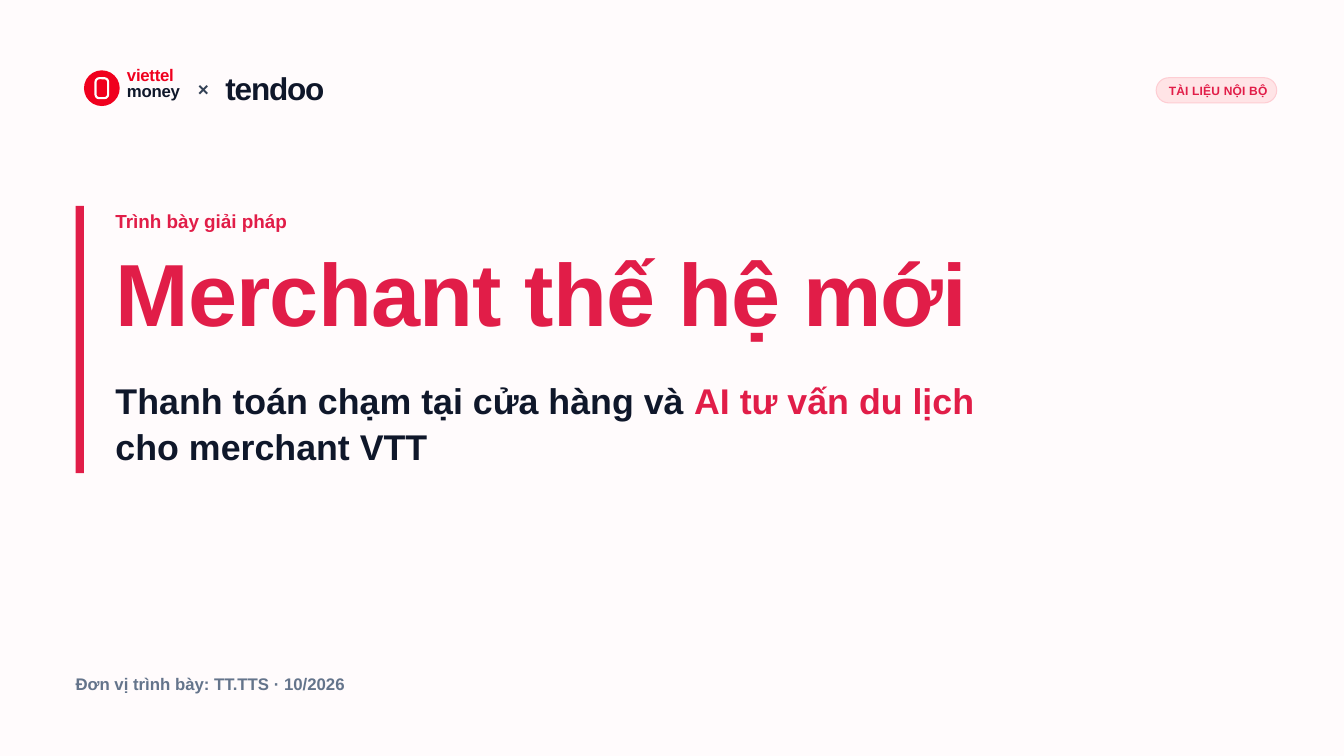
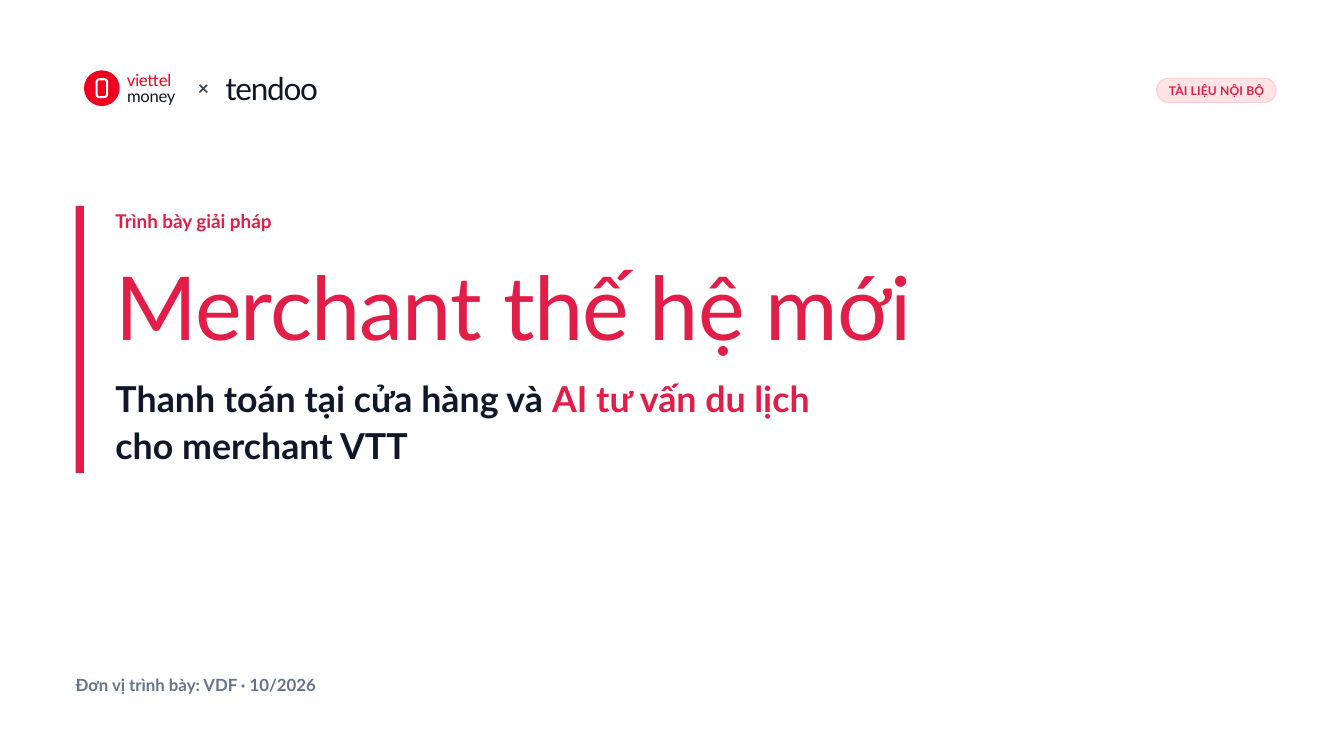
Before and after one commit to hnhuy2403/merchant_new, a slide deck: slide 1 of _bmad-output/planning-artifacts/to-trinh-merchant-the-he-moi-slides.pptx. Drawn at 1344x756 pixels with LibreOffice and Linux fonts; fonts in the diff are those of the drawing; background and template pictures are left out. Boxes give left, top, right and bottom in pixels: in the first picture for what was removed or moved away, otherwise in the second. Text is boxed around its words. In the diff, an @@ line names an element or a change of style, - is before the commit and + after.

Commit message:
slide

```diff
--- a/_bmad-output/planning-artifacts/to-trinh-merchant-the-he-moi-slides.pptx
+++ b/_bmad-output/planning-artifacts/to-trinh-merchant-the-he-moi-slides.pptx
@@ rounded rectangle at (x1=97, y1=80, x2=107, y2=98): proportions changed @@
@@ text "money" at (x1=127, y1=93, x2=175, y2=105): size 12 to 11.9 pt, font Arial to Lato, bold off; line spacing 11pt to 1; vertical alignment top to middle @@
@@ text "viettel" at (x1=127, y1=73, x2=171, y2=86): size 12 to 11.9 pt, font Arial to Lato, bold off; line spacing 11pt to 1; vertical alignment top to middle @@
@@ text "×" at (x1=198, y1=75, x2=223, y2=103): size 13.5 to 13.7 pt, font Arial to Lato; line spacing 16.2pt to 1; vertical alignment top to middle @@
@@ text "tendoo" at (x1=225, y1=76, x2=318, y2=101): font Arial to Lato, bold off; line spacing 27pt to 1; vertical alignment top to middle @@
@@ text "TÀI LIỆU NỘI BỘ" at (x1=1169, y1=84, x2=1264, y2=97): font Arial to Lato; line spacing 10.4pt to 1; vertical alignment top to middle @@
@@ text "Trình bày giải pháp" at (x1=115, y1=214, x2=272, y2=232): font Arial to Lato; line spacing 16.2pt to 1; vertical alignment top to middle @@
@@ text "Merchant thế hệ mới" moved from (x1=115, y1=258, x2=967, y2=341) to (x1=115, y1=270, x2=912, y2=356) @@
@@ text "Merchant thế hệ mới" at (x1=115, y1=270, x2=912, y2=356): font Arial to Lato, bold off; line spacing 65.5pt to 1; vertical alignment top to middle @@
@@ text at (x1=115, y1=383, x2=809, y2=419): text changed; font Arial to Lato @@
-Thanh toán chạm tại cửa hàng và AI tư vấn du lịch
+Thanh toán tại cửa hàng và AI tư vấn du lịch
@@ text "Thanh toán tại cửa hàng ..." at (x1=115, y1=383, x2=809, y2=460): vertical alignment top to middle @@
@@ text at (x1=115, y1=432, x2=408, y2=460): font Arial to Lato in "cho merchant VTT" @@
@@ text "Đơn vị trình bày: VDF ..." at (x1=76, y1=678, x2=316, y2=694): vertical alignment top to middle @@
@@ text at (x1=76, y1=678, x2=316, y2=694): text changed; font Arial to Lato @@
-Đơn vị trình bày: TT.TTS · 10/2026
+Đơn vị trình bày: VDF · 10/2026
```
Also in this commit, not shown: 16 other slides changed, 14 slides added, 11 slides removed, 3 other files.
